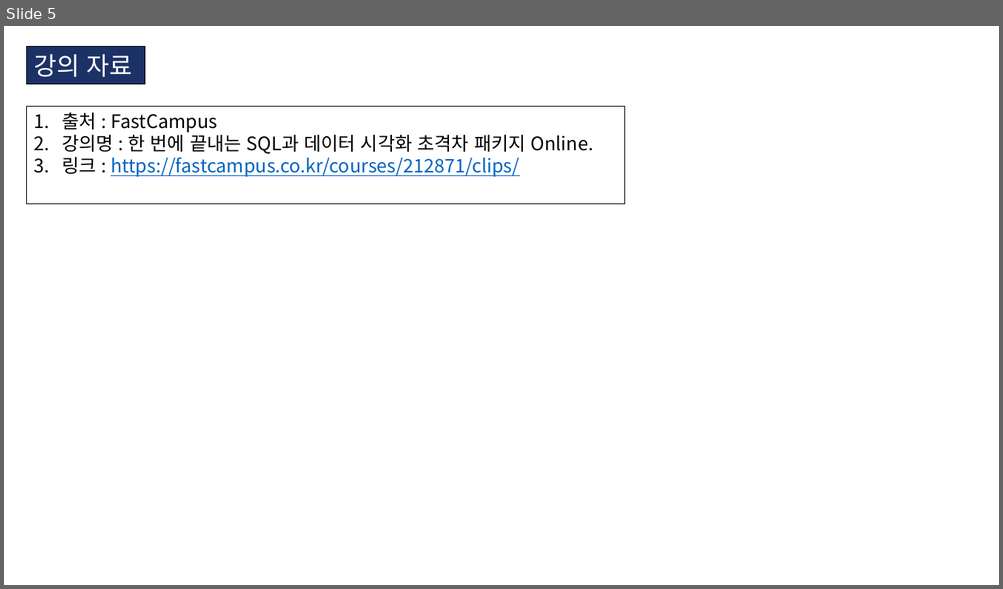
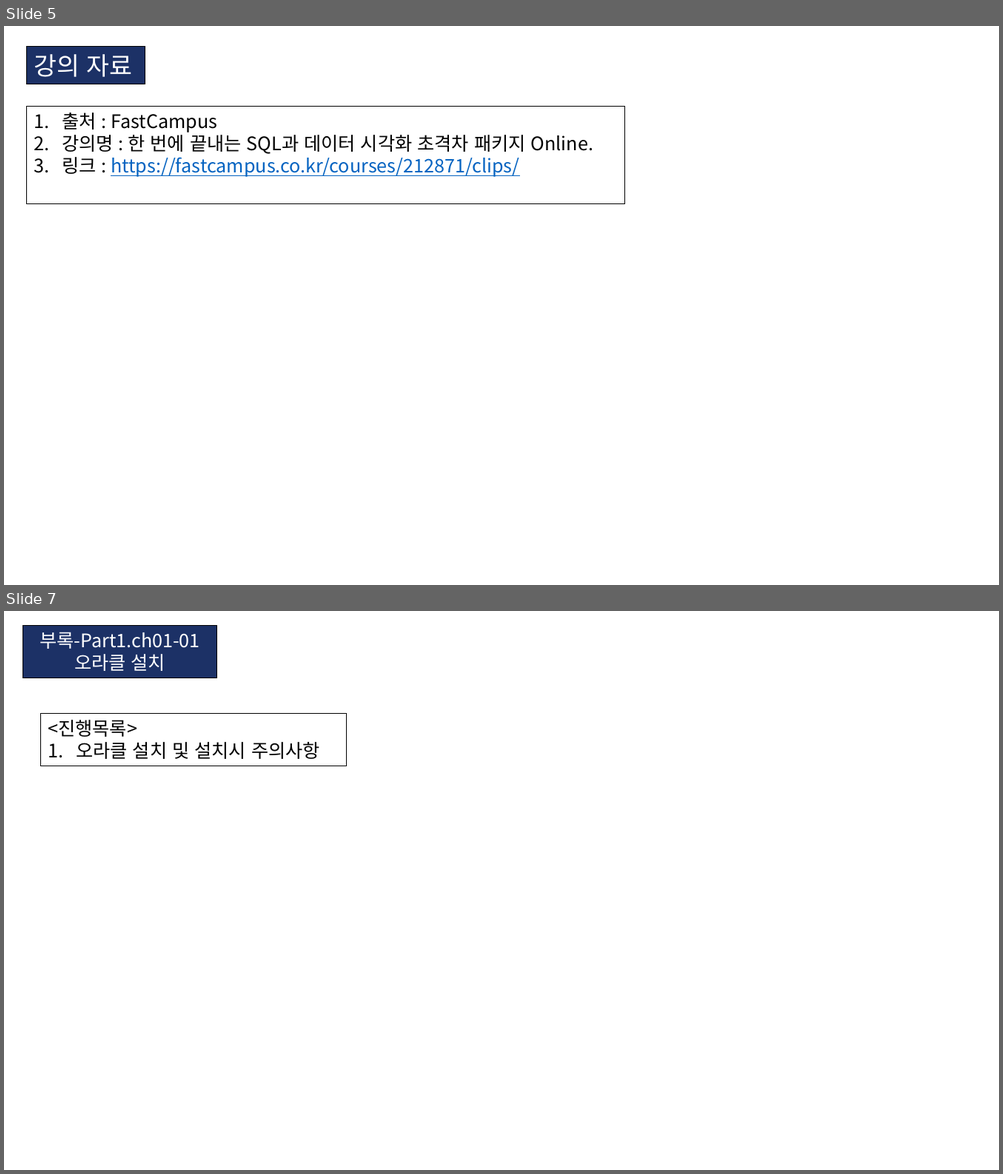
Before and after one commit to KIM-BEOMSOO/study, a slide deck: 00.공부 정리(최종)/04.DB/01.FastCampus_DB.pptx. Shown one above the other, each under a label of ours: slide 5 before the commit, slides 5 and 7 after it; the slides between them are not shown. The pictures are 1003x589 and 1003x1174 pixels, drawn with LibreOffice and Linux fonts; fonts in the diff are those of the drawing. Boxes give left, top, right and bottom in pixels: in the first picture for what was removed or moved away, otherwise in the second. Text is boxed around its words. In the diff, an @@ line names an element or a change of style, - is before the commit and + after.

```diff
--- a/00.공부 정리(최종)/04.DB/01.FastCampus_DB.pptx
+++ b/00.공부 정리(최종)/04.DB/01.FastCampus_DB.pptx
@@ slide 7 added at [4, 611, 999, 1170], background #FFFFFF @@
@@ rectangle added at [22, 625, 216, 678], fill #1C3166, outline #000000 0.75 pt, 18 pt, text #FFFFFF @@
+부록-Part1.ch01-01
+오라클 설치
@@ rectangle added at [40, 713, 346, 766], outline #000000 0.75 pt, 18 pt, text #000000 @@
+<진행목록>
+1. 오라클 설치 및 설치시 주의사항
```
Also in this commit, not shown: 1 slide changed, 7 other slides added, 1 slide removed, 8 other files.
